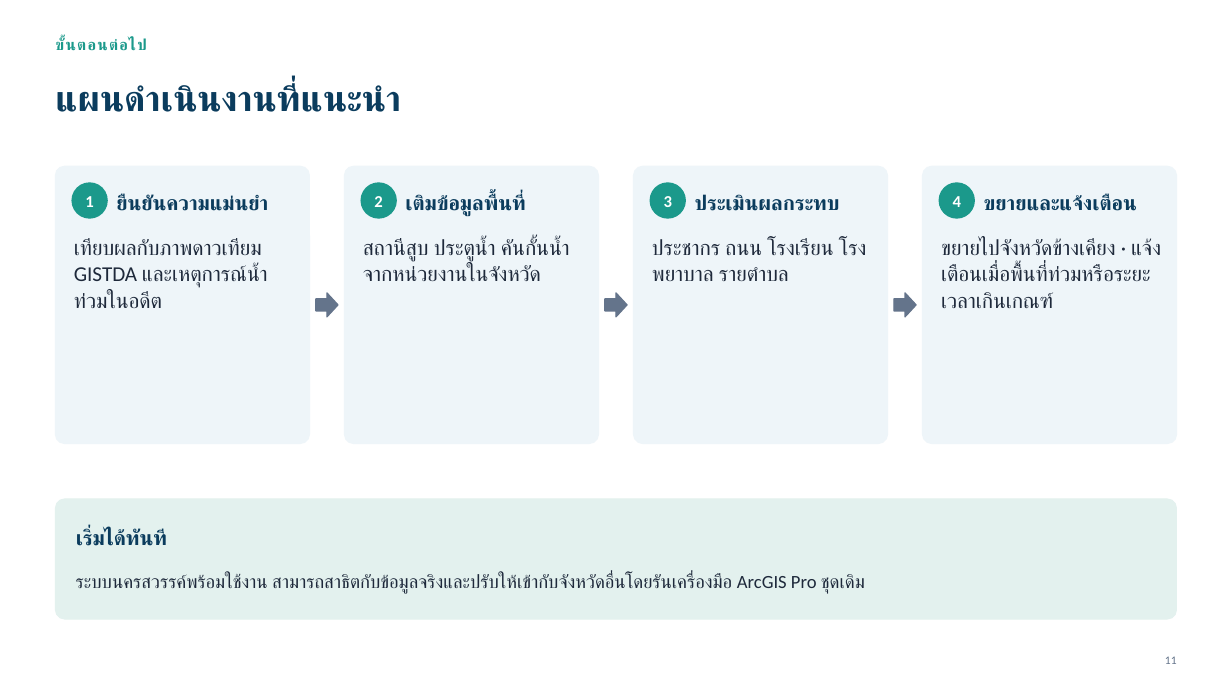
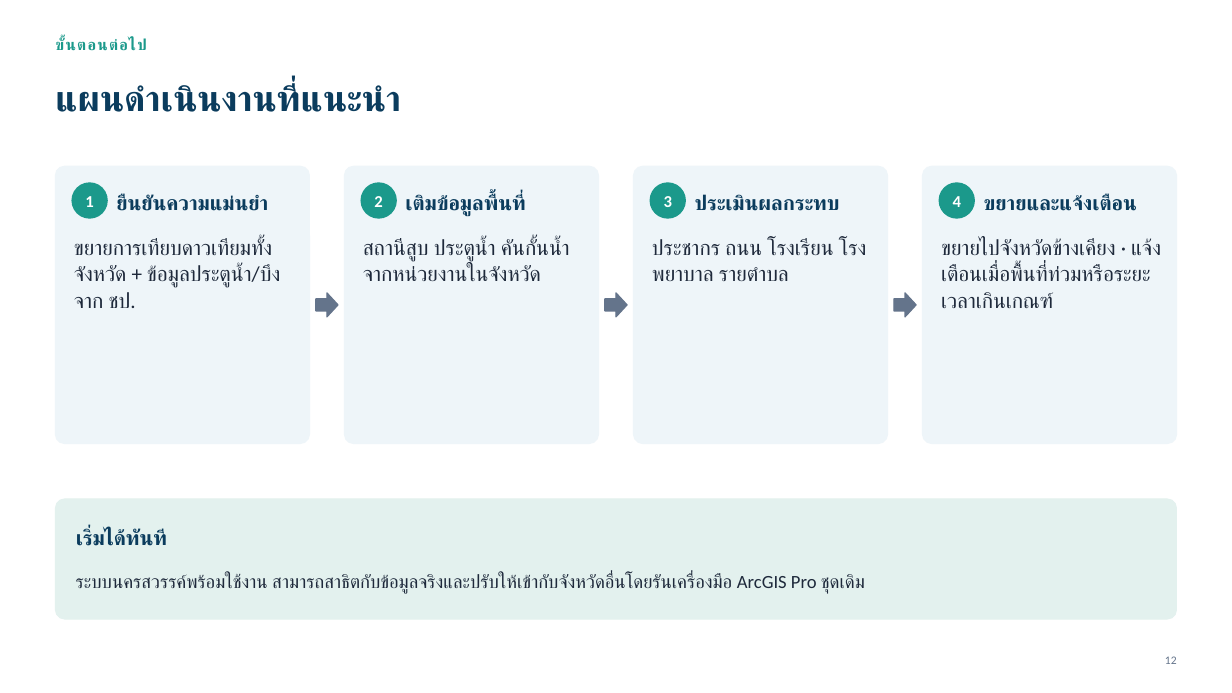
Before and after one commit to att-geo/nakhonsawan-flood, a slide deck: slide 12 of docs/report/NakhonSawanFlood_ลูกค้าและหน่วยงานราชการ.pptx (slide 11 before the commit). Drawn at 1232x693 pixels with LibreOffice and Linux fonts; fonts in the diff are those of the drawing. Boxes give left, top, right and bottom in pixels: in the first picture for what was removed or moved away, otherwise in the second. Text is boxed around its words. In the diff, an @@ line names an element or a change of style, - is before the commit and + after.

```diff
--- a/docs/report/NakhonSawanFlood_ลูกค้าและหน่วยงานราชการ.pptx
+++ b/docs/report/NakhonSawanFlood_ลูกค้าและหน่วยงานราชการ.pptx
@@ text at (74,238,280,308): text changed @@
-เทียบผลกับภาพดาวเทียม GISTDA และเหตุการณ์น้ำท่วมในอดีต
+ขยายการเทียบดาวเทียมทั้งจังหวัด + ข้อมูลประตูน้ำ/บึงจาก ชป.
```
Also in this commit, not shown: 4 other slides changed, 1 slide added, 3 other files.
